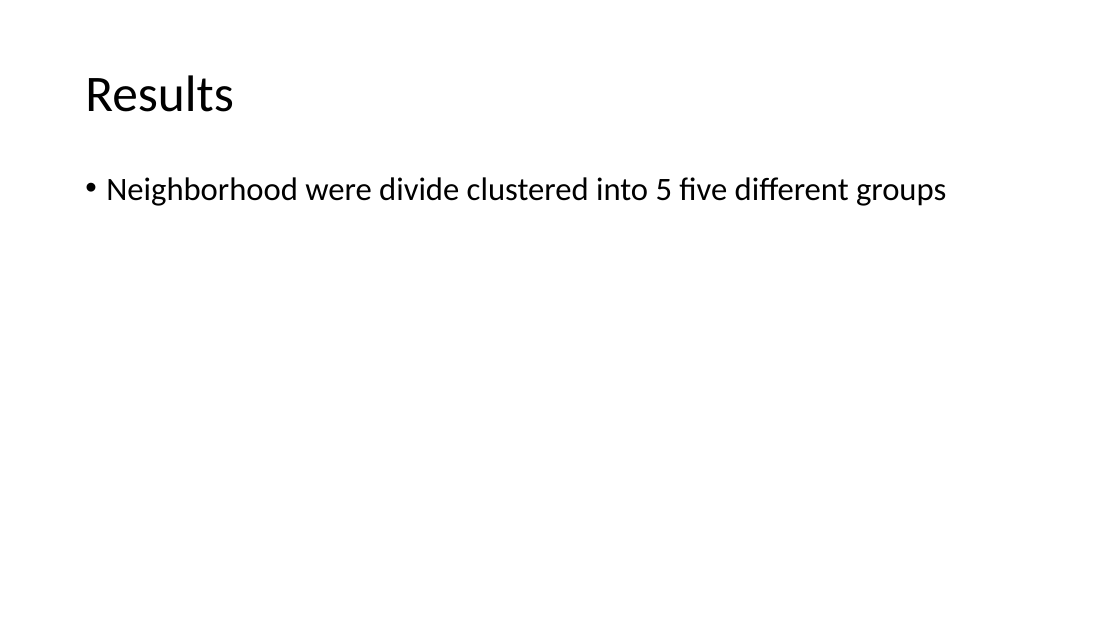
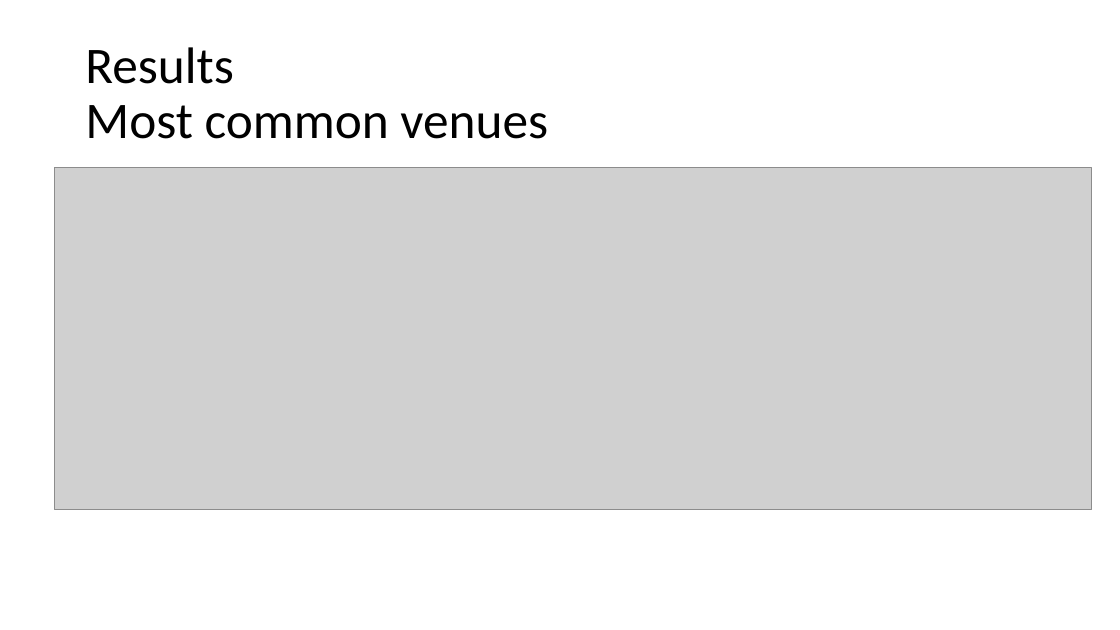
Before and after one commit to yshaikhygali/Coursera_Capstone, a slide deck: slide 5 of Capstone_Project_Presentation.pptx. Drawn at 1120x630 pixels with LibreOffice and Linux fonts; fonts in the diff are those of the drawing; grey boxes stand for pictures. Boxes give left, top, right and bottom in pixels: in the first picture for what was removed or moved away, otherwise in the second. Text is boxed around its words. In the diff, an @@ line names an element or a change of style, - is before the commit and + after.

```diff
--- a/Capstone_Project_Presentation.pptx
+++ b/Capstone_Project_Presentation.pptx
@@ title at box(85, 47, 548, 139): text changed @@
-Results
+Results
+Most common venues
@@ picture added at box(55, 168, 1092, 510) @@
@@ text removed at box(106, 177, 946, 206) @@
-• Neighborhood were divide clustered into 5 five different groups
```
Also in this commit, not shown: 2 other slides changed, 5 slides added, 1 slide removed.
